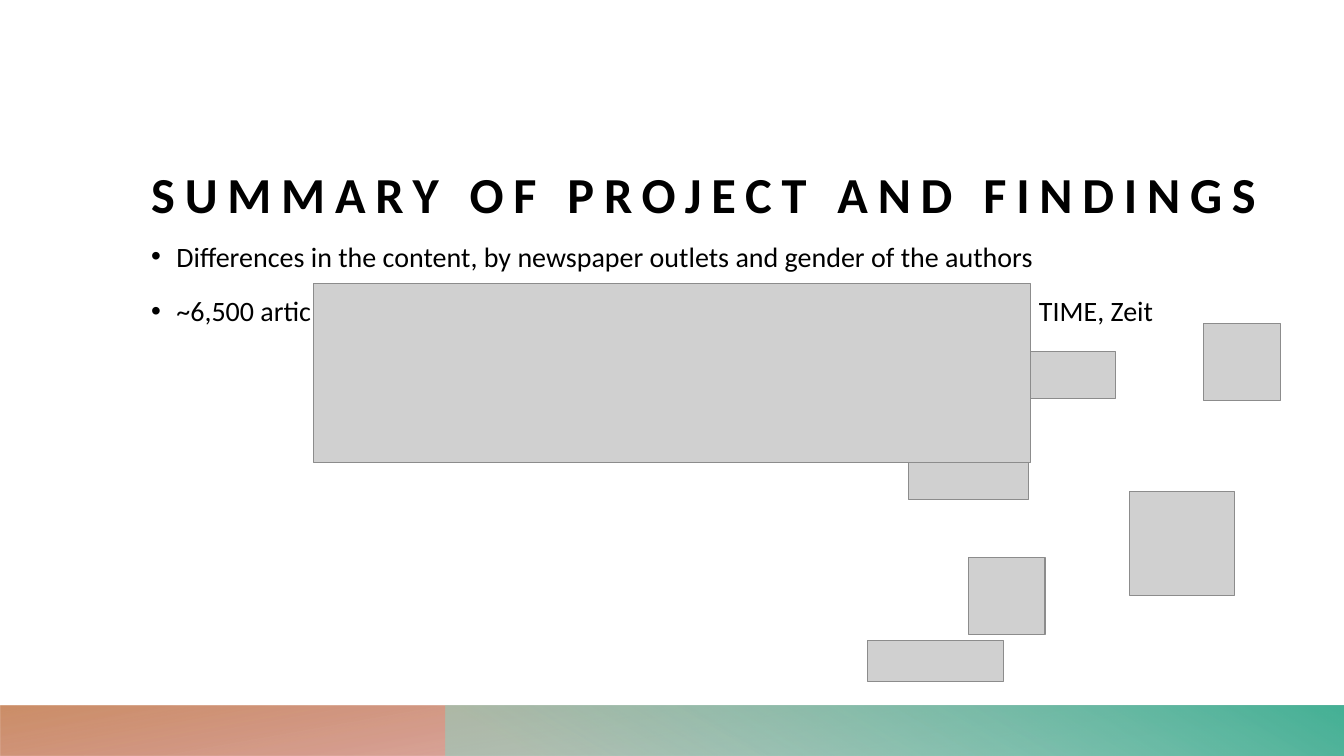
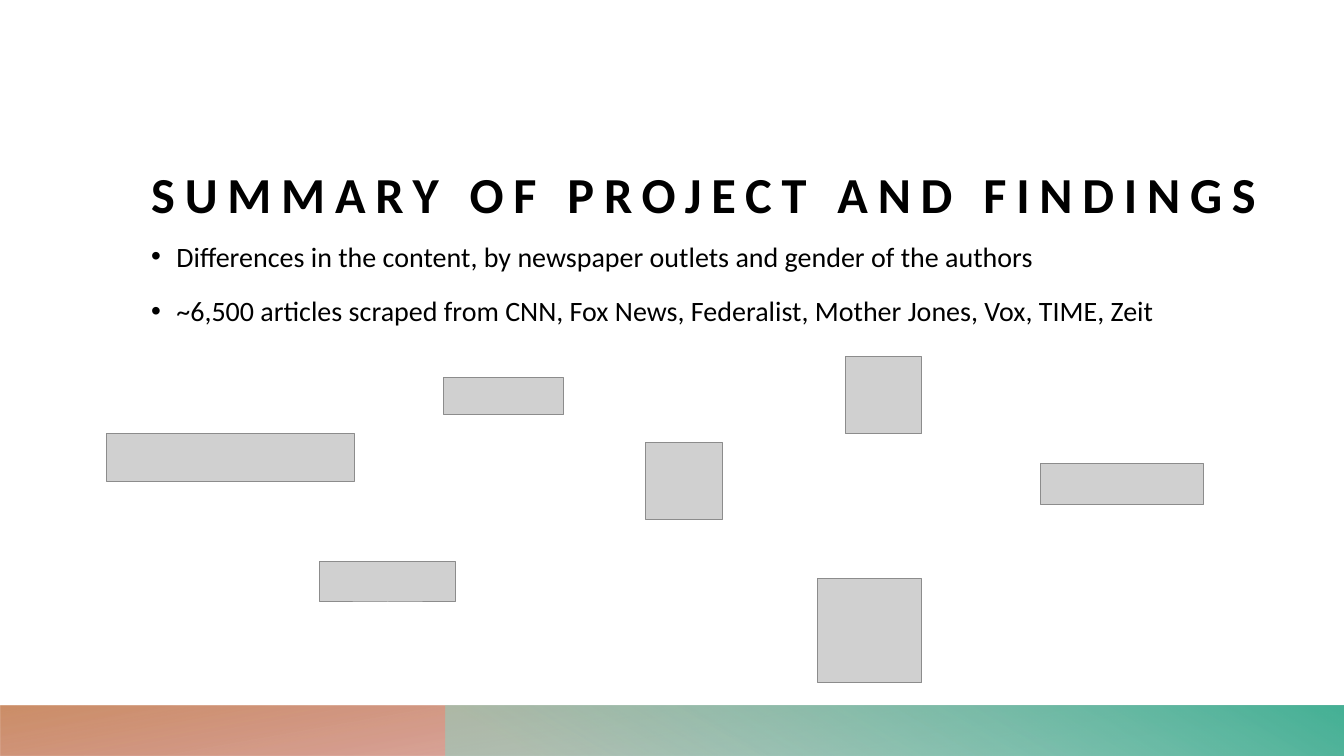
Before and after one commit to StefanMunnes/SICSS_2024, a slide deck: slide 2 of projects/abortion laws/Abortion.pptx. Drawn at 1344x756 pixels with LibreOffice and Linux fonts; fonts in the diff are those of the drawing; grey boxes stand for pictures. Boxes give left, top, right and bottom in pixels: in the first picture for what was removed or moved away, otherwise in the second. Text is boxed around its words. In the diff, an @@ line names an element or a change of style, - is before the commit and + after.

```diff
--- a/projects/abortion laws/Abortion.pptx
+++ b/projects/abortion laws/Abortion.pptx
@@ picture moved from (x1=1204, y1=324, x2=1280, y2=400) to (x1=845, y1=357, x2=922, y2=434) @@
@@ picture moved from (x1=908, y1=463, x2=1028, y2=499) to (x1=444, y1=378, x2=564, y2=414) @@
@@ picture moved from (x1=868, y1=352, x2=1116, y2=399) to (x1=107, y1=434, x2=355, y2=481) @@
@@ picture moved from (x1=969, y1=558, x2=1046, y2=634) to (x1=646, y1=443, x2=723, y2=519) @@
@@ picture resized from (x1=314, y1=283, x2=1030, y2=463) to (x1=1041, y1=464, x2=1204, y2=504) @@
@@ picture moved from (x1=868, y1=641, x2=1004, y2=682) to (x1=320, y1=562, x2=456, y2=602) @@
@@ picture moved from (x1=1130, y1=492, x2=1234, y2=596) to (x1=818, y1=579, x2=922, y2=683) @@
```
Also in this commit, not shown: 2 other slides changed, 4 slides added, 1 slide removed.
